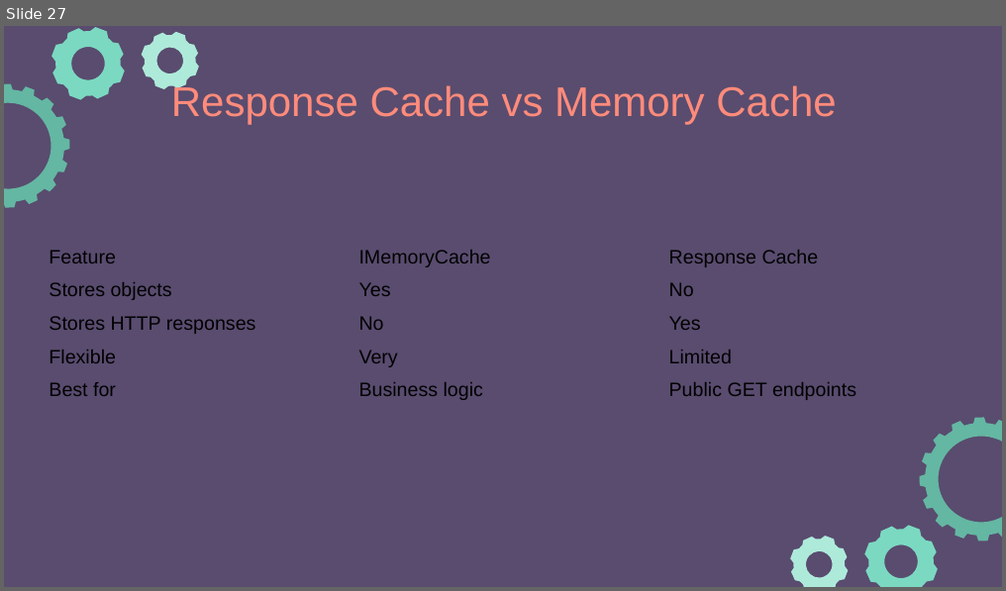
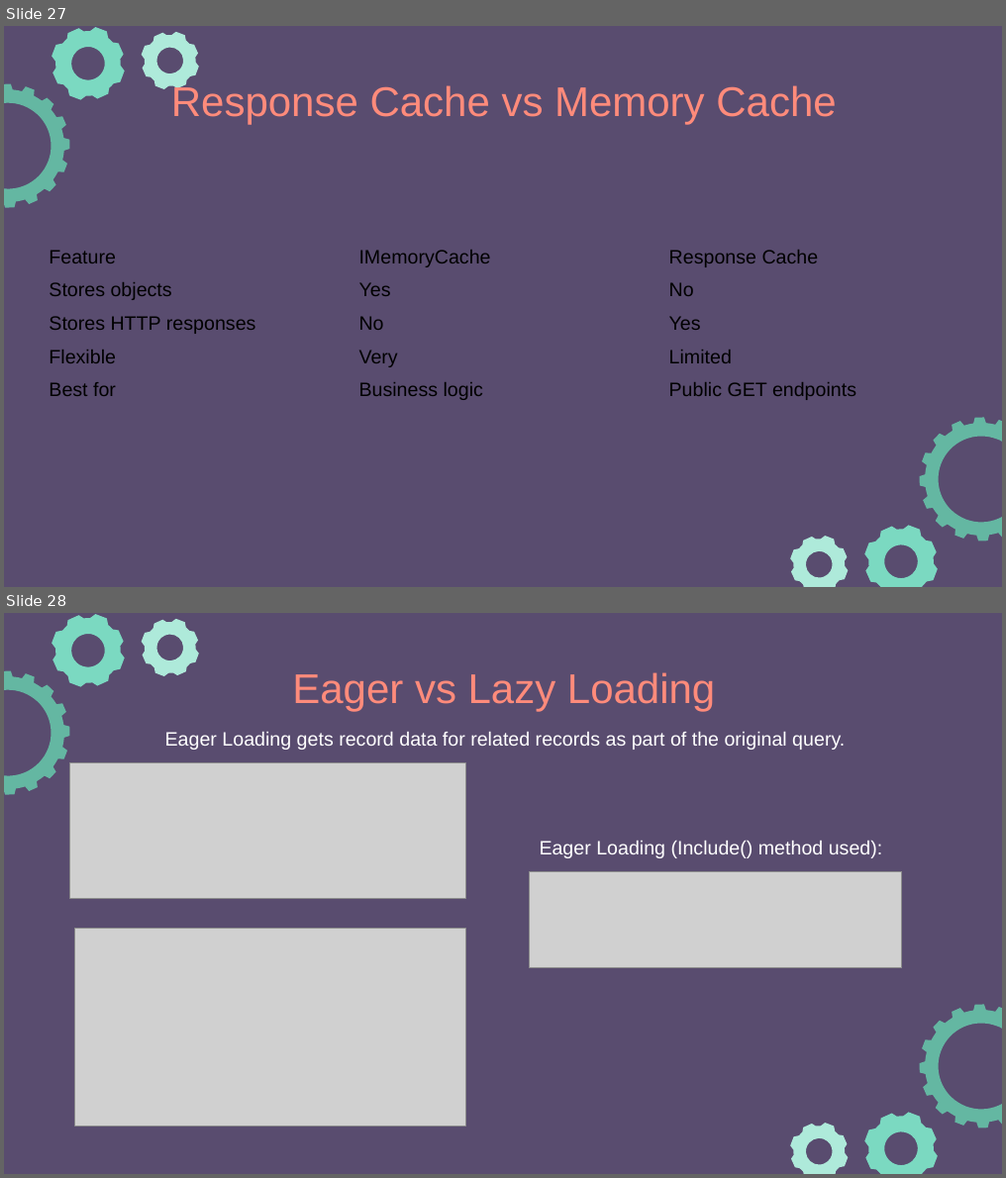
Before and after one commit to e-m-wilson/dotnet, a slide deck: Resources-Notes-Ppts/ASP-NET-Identity/ASPNET.pptx. Shown one above the other, each under a label of ours: slide 27 before the commit, slides 27 and 28 after it. The pictures are 1006x591 and 1006x1178 pixels, drawn with LibreOffice and Linux fonts; fonts in the diff are those of the drawing; grey boxes stand for pictures. Boxes give left, top, right and bottom in pixels: in the first picture for what was removed or moved away, otherwise in the second. Text is boxed around its words. In the diff, an @@ line names an element or a change of style, - is before the commit and + after.

```diff
--- a/Resources-Notes-Ppts/ASP-NET-Identity/ASPNET.pptx
+++ b/Resources-Notes-Ppts/ASP-NET-Identity/ASPNET.pptx
@@ slide 28 added at (4, 613, 1002, 1174), background #594C6F; not listed: 6 template elements that a slide beside it also shows @@
@@ title added at (292, 672, 715, 712), 30 pt, text #FF8B7B @@
+Eager vs Lazy Loading
@@ text added at (165, 732, 845, 750), 14 pt, text #FFFFFF @@
+Eager Loading gets record data for related records as part of the original query.
@@ picture added at (70, 763, 466, 899) @@
@@ text added at (540, 841, 883, 859), 14 pt, text #FFFFFF @@
+Eager Loading (Include() method used):
@@ picture added at (529, 871, 901, 968) @@
@@ picture added at (75, 929, 466, 1126) @@
```
Also in this commit, not shown: 1 other slide added.
